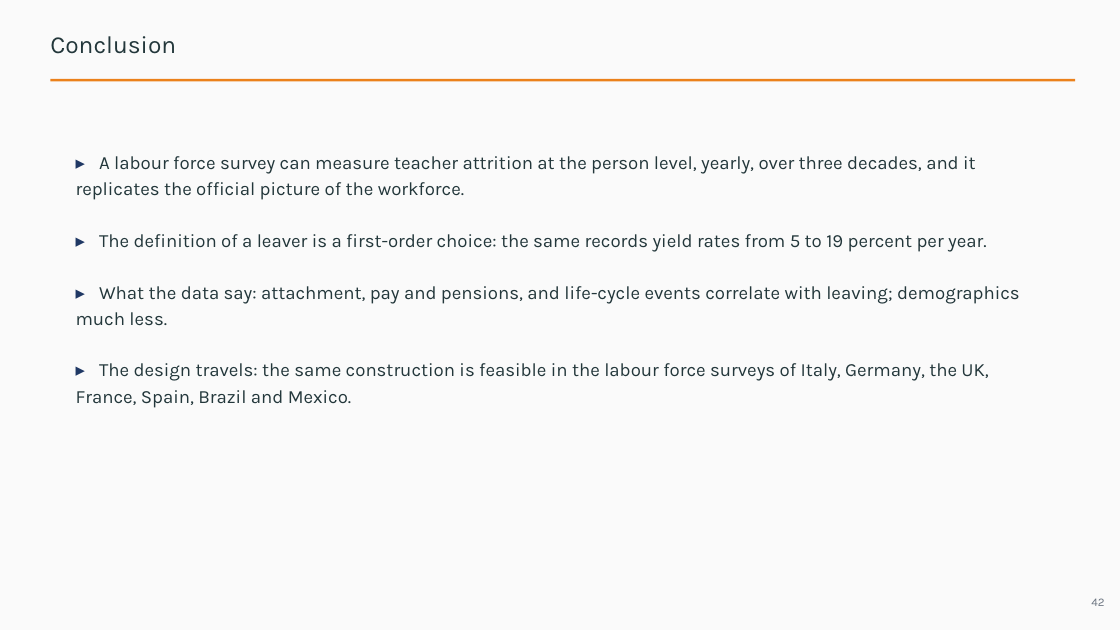
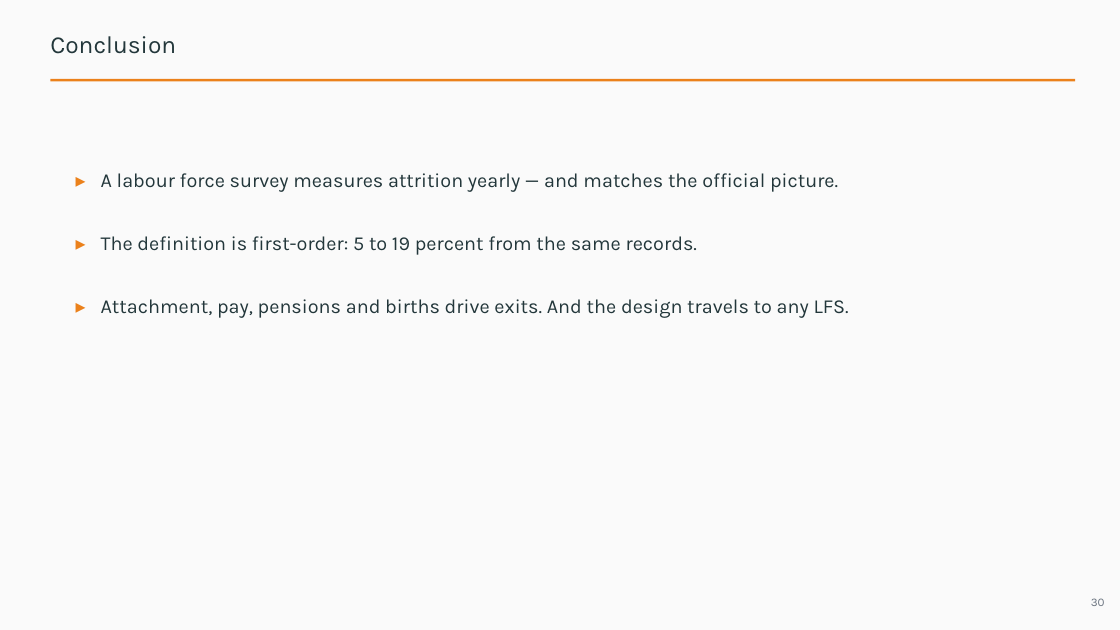
Before and after one commit to jedr1-ship-it/Alternative-Pathways----Quant, a slide deck: slide 30 of report/data_cluster/Proyect_US_cluster.pptx (slide 42 before the commit). Drawn at 1120x630 pixels with LibreOffice and Linux fonts; fonts in the diff are those of the drawing. Boxes give left, top, right and bottom in pixels: in the first picture for what was removed or moved away, otherwise in the second. Text is boxed around its words. In the diff, an @@ line names an element or a change of style, - is before the commit and + after.

```diff
--- a/report/data_cluster/Proyect_US_cluster.pptx
+++ b/report/data_cluster/Proyect_US_cluster.pptx
@@ text at <box>101,173,849,318</box>: text changed; size 16 to 17 pt @@
-▸ A labour force survey can measure teacher attrition at the person level, yearly, over three decades, and it replicates the official picture of the workforce.
-▸ The definition of a leaver is a first-order choice: the same records yield rates from 5 to 19 percent per year.
-▸ What the data say: attachment, pay and pensions, and life-cycle events correlate with leaving; demographics much less.
-▸ The design travels: the same construction is feasible in the labour force surveys of Italy, Germany, the UK, France, Spain, Brazil and Mexico.
+▸ A labour force survey measures attrition yearly — and matches the official picture.
+▸ The definition is first-order: 5 to 19 percent from the same records.
+▸ Attachment, pay, pensions and births drive exits. And the design travels to any LFS.
@@ text at <box>1091,598,1105,606</box>: text changed @@
-42
+30
```
Also in this commit, not shown: 22 other slides changed, 3 slides added, 15 slides removed, 3 other files.
